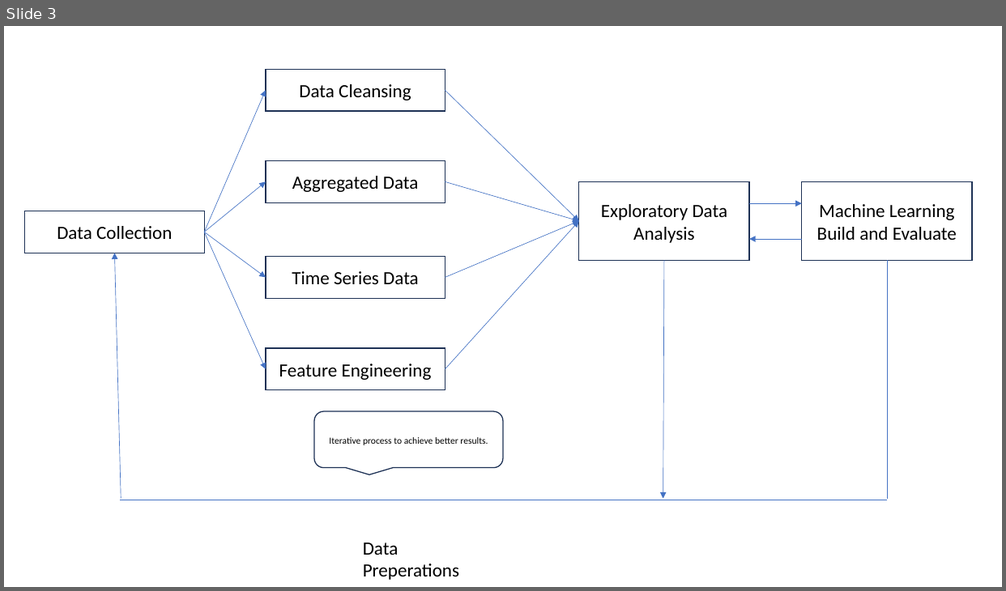
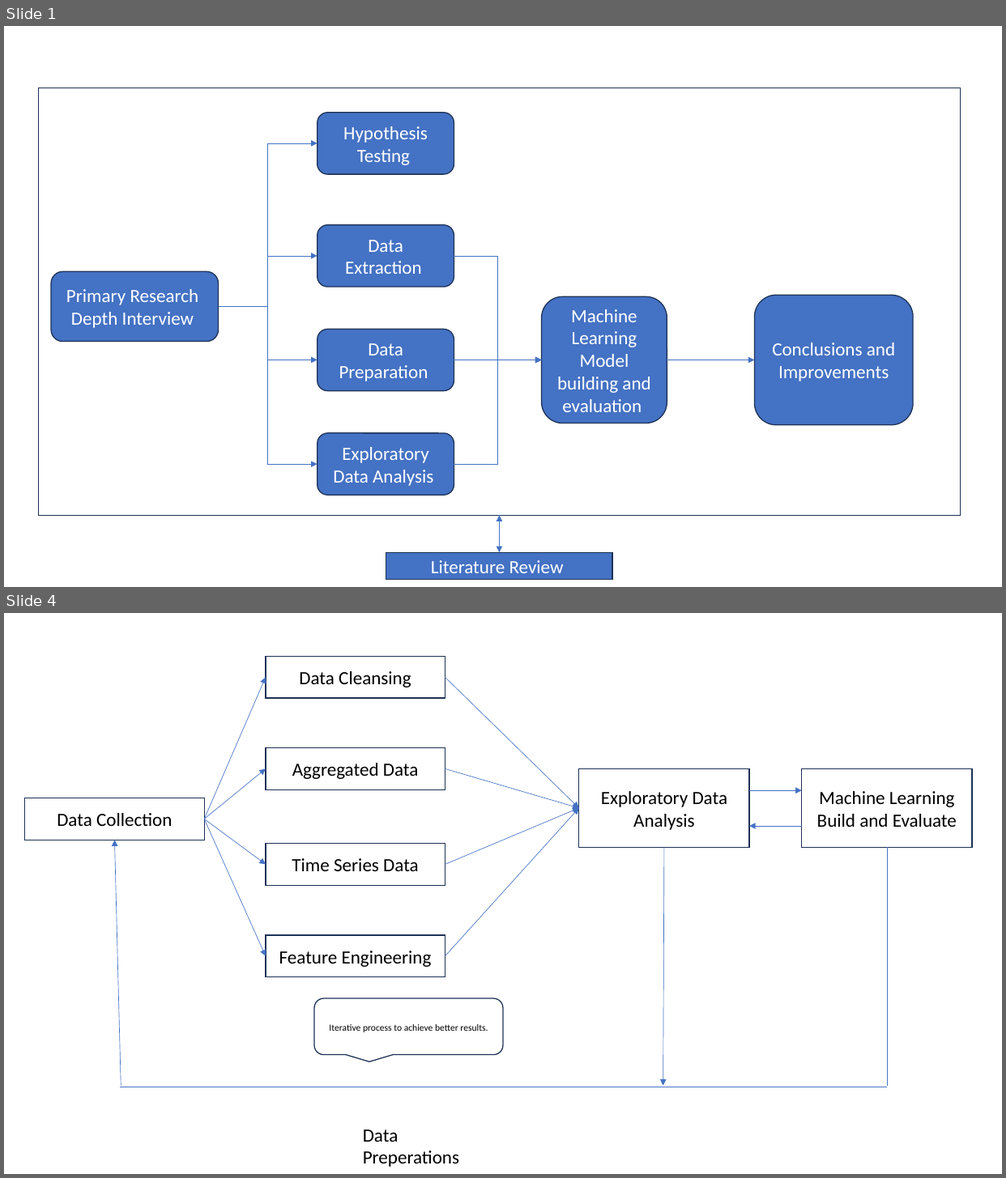
Before and after one commit to raku43/MScDACapstone, a slide deck: PPT_Msc_Capstone.pptx. Shown one above the other, each under a label of ours: slide 3 before the commit, slides 1 and 4 after it; the slides between them are not shown. The pictures are 1006x591 and 1006x1178 pixels, drawn with LibreOffice and Linux fonts; fonts in the diff are those of the drawing. Boxes give left, top, right and bottom in pixels: in the first picture for what was removed or moved away, otherwise in the second. Text is boxed around its words. In the diff, an @@ line names an element or a change of style, - is before the commit and + after.

```diff
--- a/PPT_Msc_Capstone.pptx
+++ b/PPT_Msc_Capstone.pptx
@@ slide 1 added at box(4, 26, 1002, 587), background #FFFFFF @@
@@ rectangle added at box(39, 88, 961, 515), fill #FFFFFF, outline #1E3256 1 pt @@
@@ rounded rectangle added at box(317, 113, 454, 175), fill #4472C4, outline #1E3256 1 pt, 18 pt, text #FFFFFF @@
+Hypothesis Testing
@@ elbow arrow added from (218, 307) to (317, 143), #4472C4 0.5 pt @@
@@ rounded rectangle added at box(317, 225, 454, 288), fill #4472C4, outline #1E3256 1 pt, 18 pt, text #FFFFFF @@
+Data Extraction
@@ elbow arrow added from (218, 307) to (317, 256), #4472C4 0.5 pt @@
@@ elbow arrow added from (454, 256) to (542, 360), #4472C4 0.5 pt @@
@@ rounded rectangle added at box(51, 271, 218, 341), fill #4472C4, outline #1E3256 1 pt, 18 pt, text #FFFFFF @@
+Primary Research Depth Interview
@@ elbow arrow added from (218, 307) to (317, 360), #4472C4 0.5 pt @@
@@ elbow arrow added from (218, 307) to (317, 465), #4472C4 0.5 pt @@
@@ rounded rectangle added at box(542, 297, 667, 424), fill #4472C4, outline #1E3256 1 pt, 18 pt, text #FFFFFF @@
+Machine Learning Model building and evaluation
@@ rounded rectangle added at box(755, 296, 914, 426), fill #4472C4, outline #1E3256 1 pt, 18 pt, text #FFFFFF @@
+Conclusions and Improvements
@@ rounded rectangle added at box(317, 329, 454, 391), fill #4472C4, outline #1E3256 1 pt, 18 pt, text #FFFFFF @@
+Data Preparation
@@ arrow added from (454, 360) to (542, 360), #4472C4 0.5 pt @@
@@ elbow arrow added from (454, 465) to (542, 360), #4472C4 0.5 pt @@
@@ arrow added from (667, 360) to (755, 360), #4472C4 0.5 pt @@
@@ rounded rectangle added at box(317, 433, 454, 495), fill #4472C4, outline #1E3256 1 pt, 18 pt, text #FFFFFF @@
+Exploratory Data Analysis
@@ arrow added from (500, 515) to (500, 553), #4472C4 0.5 pt @@
@@ arrow added from (500, 553) to (500, 515), #4472C4 0.5 pt @@
@@ rectangle added at box(386, 553, 612, 580), fill #4472C4, outline #1E3256 1 pt, 18 pt, text #FFFFFF @@
+Literature Review
@@ arrow added from (522, 558) to (522, 561), #4472C4 0.5 pt @@
@@ what was slide 3 is now slide 4 @@
```
Also in this commit, not shown: 2 slides changed.
